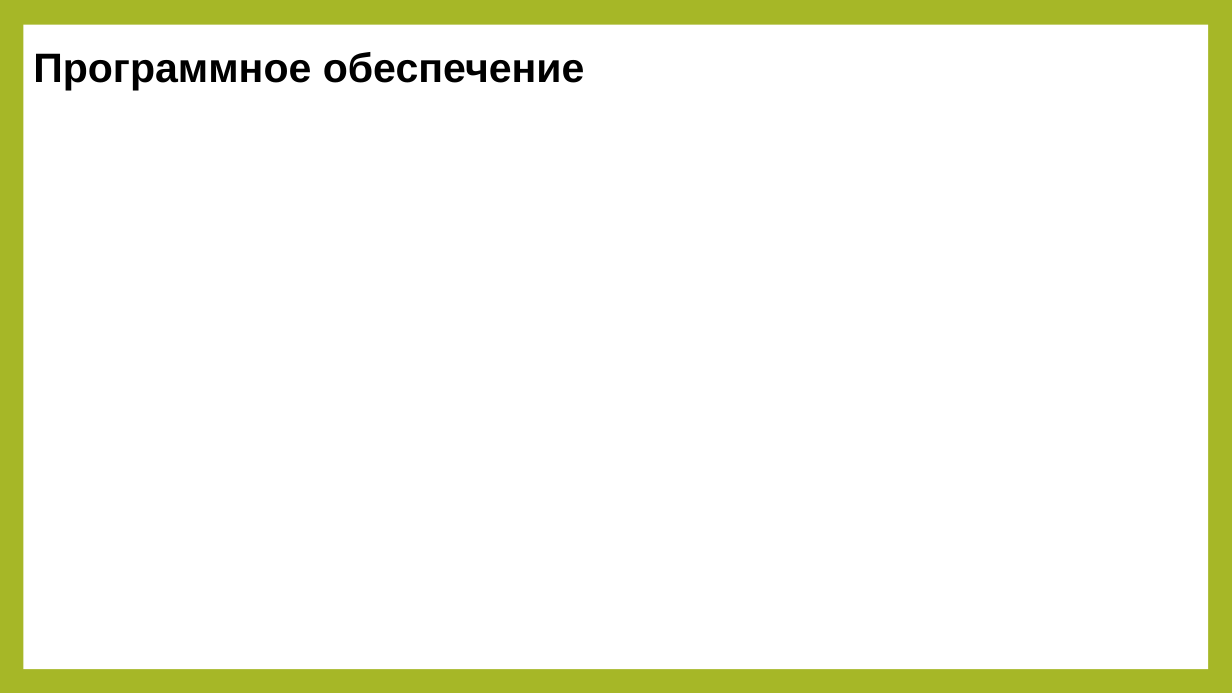
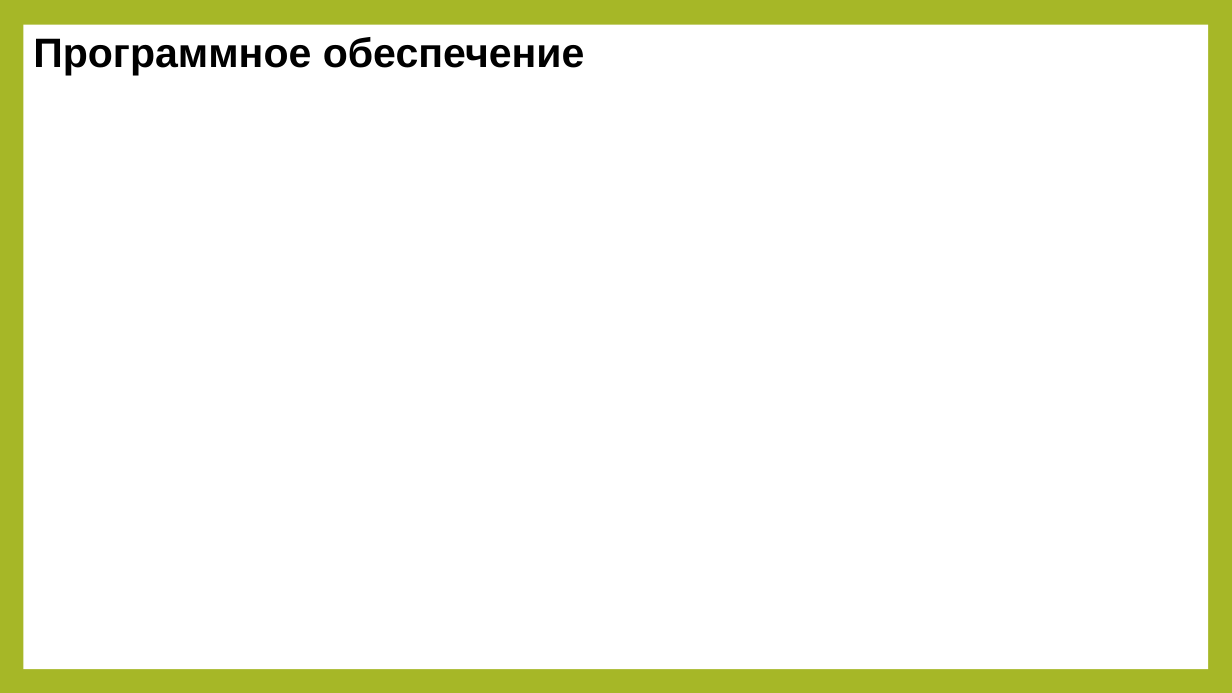
Before and after one commit to APET138/ISPP-5, a slide deck: slide 3 of Презентация1.pptx. Drawn at 1232x693 pixels with LibreOffice and Linux fonts; fonts in the diff are those of the drawing. Boxes give left, top, right and bottom in pixels: in the first picture for what was removed or moved away, otherwise in the second. Text is boxed around its words. In the diff, an @@ line names an element or a change of style, - is before the commit and + after.

```diff
--- a/Презентация1.pptx
+++ b/Презентация1.pptx
@@ text "Программное обеспечение" moved from (x1=33, y1=52, x2=585, y2=91) to (x1=33, y1=37, x2=585, y2=76) @@
```
Also in this commit, not shown: 5 other slides changed, 3 slides added, 2 slides removed.
